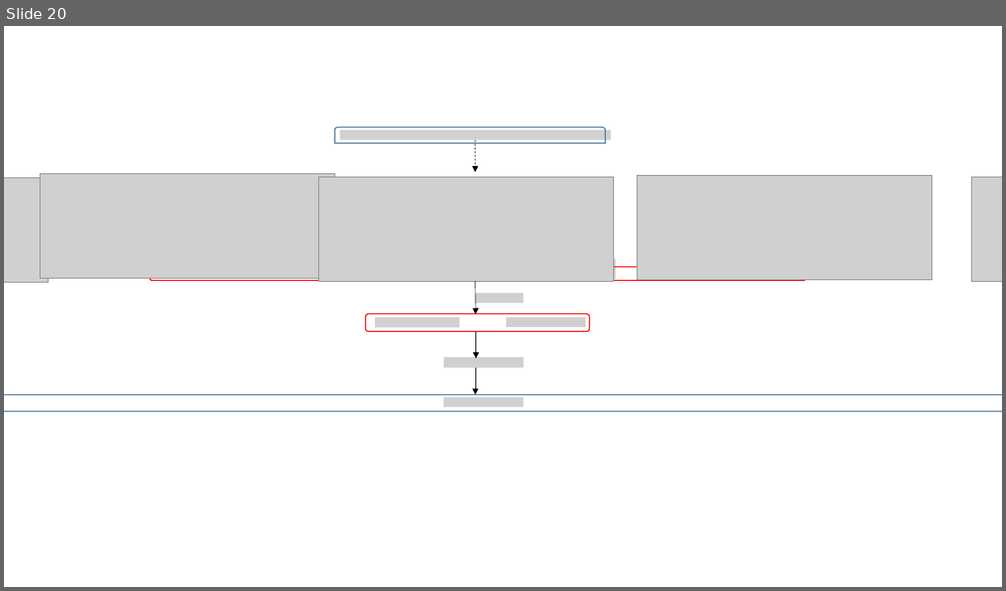
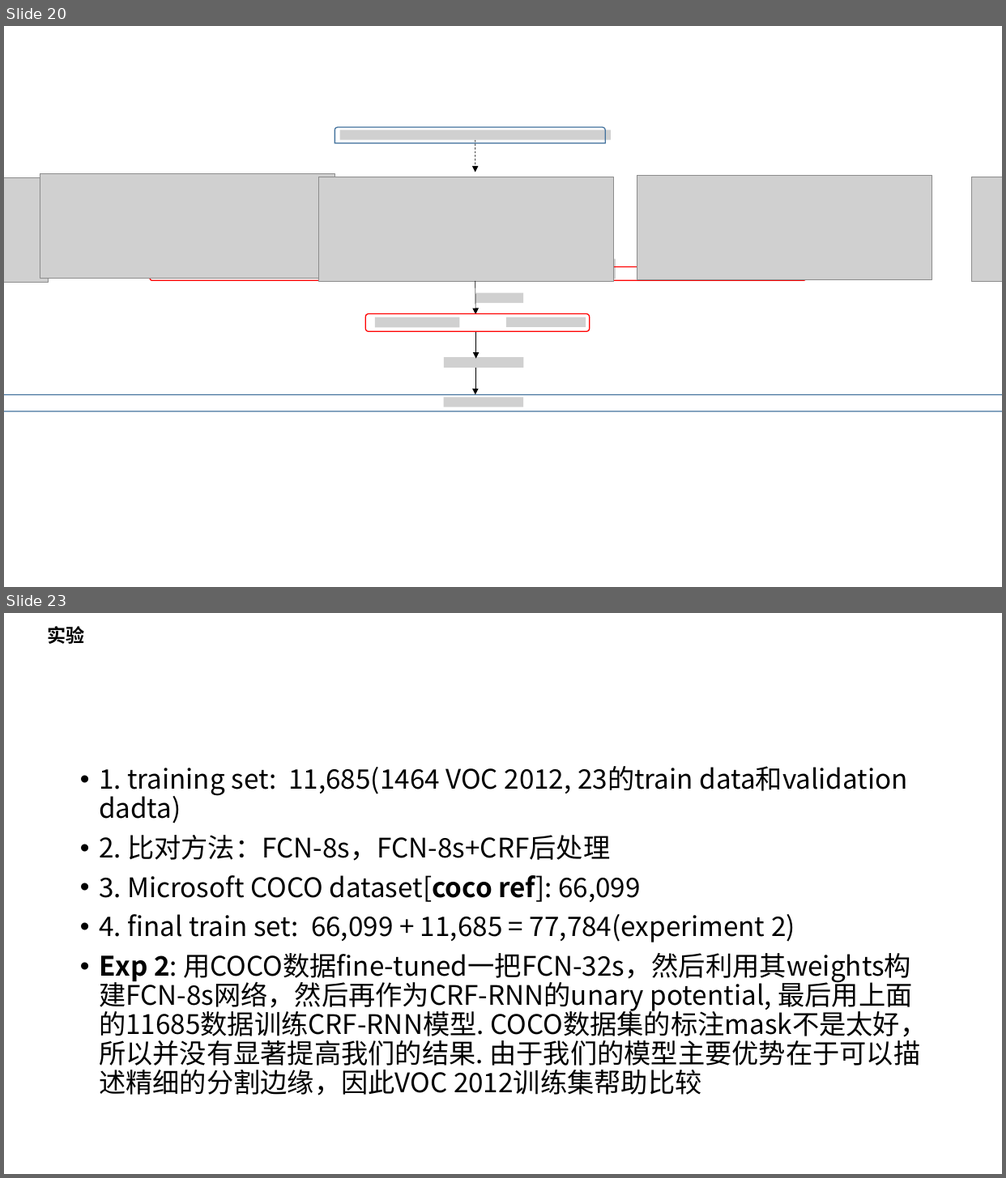
Before and after one commit to lmrshare/notes, a slide deck: papers/image-semantic-segmentation/mean_field.pptx. Shown one above the other, each under a label of ours: slide 20 before the commit, slides 20 and 23 after it; the slides between them are not shown. The pictures are 1006x591 and 1006x1178 pixels, drawn with LibreOffice and Linux fonts; fonts in the diff are those of the drawing; grey boxes stand for pictures; background and template pictures are left out. Boxes give left, top, right and bottom in pixels: in the first picture for what was removed or moved away, otherwise in the second. Text is boxed around its words. In the diff, an @@ line names an element or a change of style, - is before the commit and + after.

```diff
--- a/papers/image-semantic-segmentation/mean_field.pptx
+++ b/papers/image-semantic-segmentation/mean_field.pptx
@@ slide 23 added at [4, 613, 1002, 1174], background #FFFFFF @@
@@ text added at [48, 626, 85, 644], 18 pt, text #000000, bold @@
+实验
@@ text added at [99, 766, 927, 1096], 25.9 pt, text #000000 @@
+• 1. training set: 11,685(1464 VOC 2012, 23的train data和validation dadta)
+• 2. 比对方法：FCN-8s，FCN-8s+CRF后处理
+• 3. Microsoft COCO dataset[coco ref]: 66,099
+• 4. final train set: 66,099 + 11,685 = 77,784(experiment 2)
+• Exp 2: 用COCO数据fine-tuned一把FCN-32s，然后利用其weights构建FCN-8s网络，然后再作为CRF-RNN的unary potential, 最后用上面的11685数据训练CRF-RNN模型. COCO数据集的标注mask不是太好，所以并没有显著提高我们的结果. 由于我们的模型主要优势在于可以描述精细的分割边缘，因此VOC 2012训练集帮助比较
```
Also in this commit, not shown: 4 other slides added, 1 other file.
